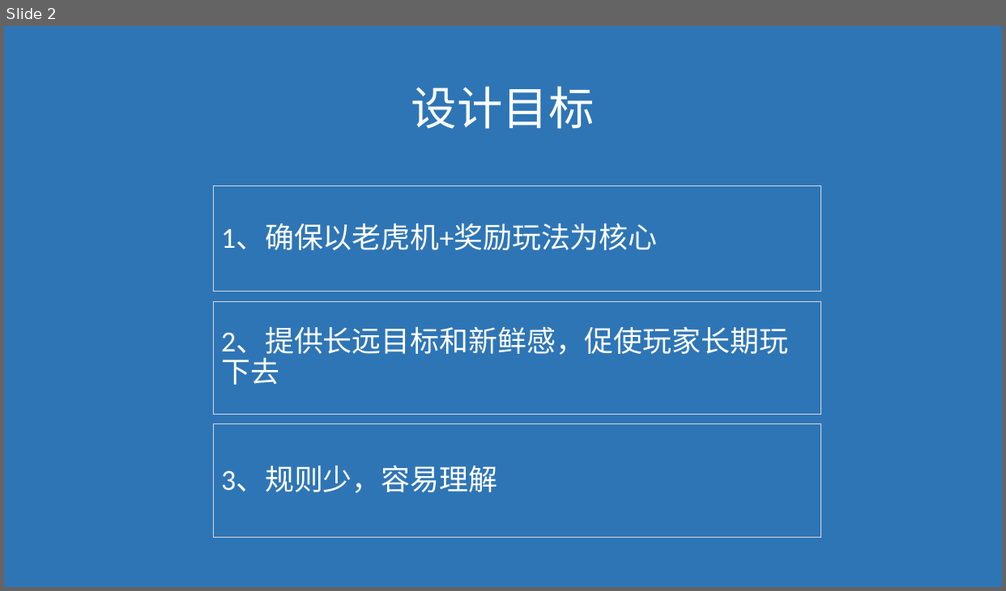
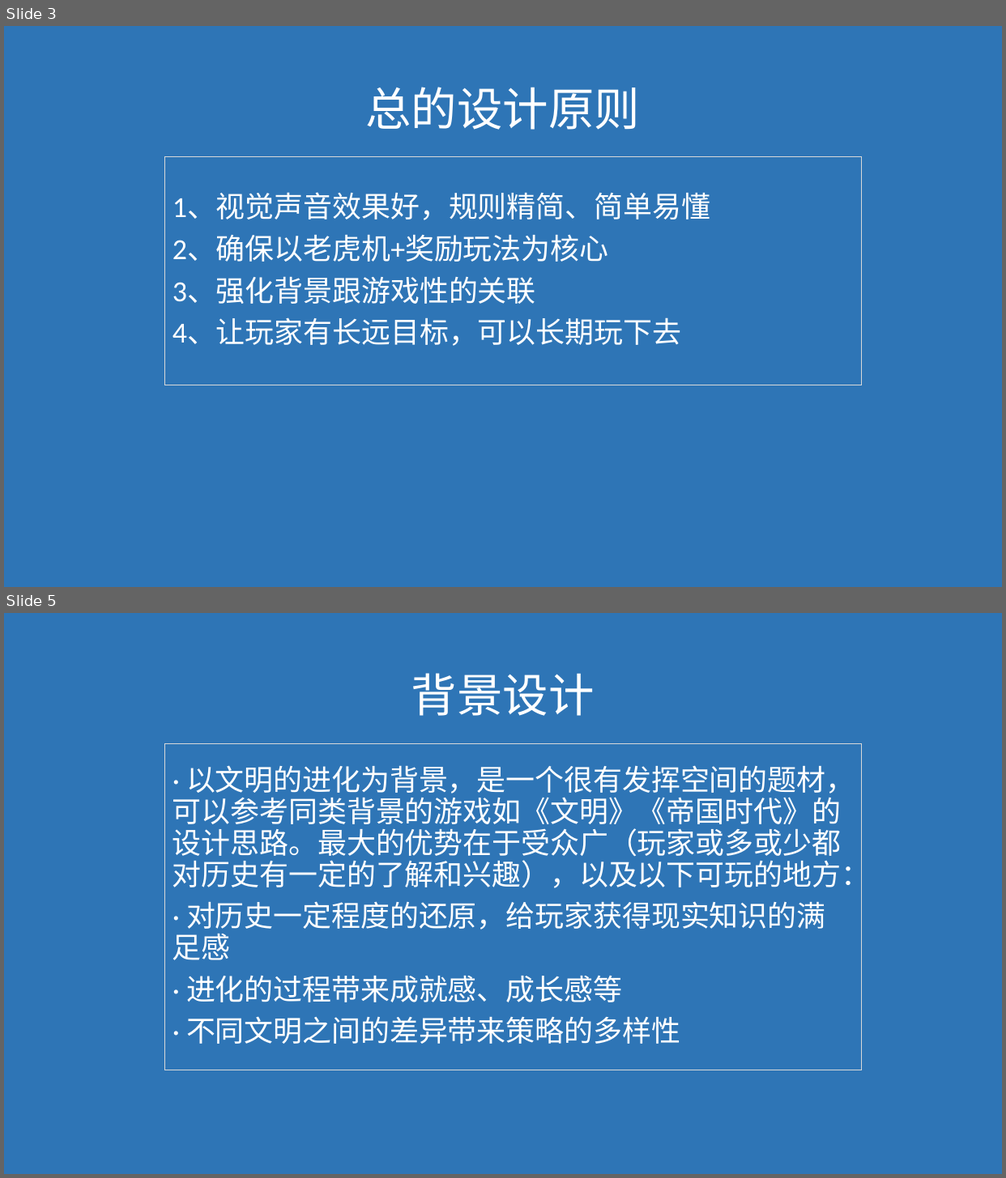
Before and after one commit to janryf/mygame, a slide deck: 构想.pptx. Shown one above the other, each under a label of ours: slide 2 before the commit, slides 3 and 5 after it; the slides between them are not shown. The pictures are 1006x591 and 1006x1178 pixels, drawn with LibreOffice and Linux fonts; fonts in the diff are those of the drawing. Boxes give left, top, right and bottom in pixels: in the first picture for what was removed or moved away, otherwise in the second. Text is boxed around its words. In the diff, an @@ line names an element or a change of style, - is before the commit and + after.

```diff
--- a/构想.pptx
+++ b/构想.pptx
@@ slide 5 added at box(4, 613, 1002, 1174), background #2E75B6 @@
@@ text added at box(411, 673, 594, 716), 44 pt, text #FFFFFF @@
+背景设计
@@ rectangle added at box(165, 744, 862, 1070), outline #D9D9D9 0.75 pt dashed, 28 pt, text #FFFFFF @@
+· 以文明的进化为背景，是一个很有发挥空间的题材，可以参考同类背景的游戏如《文明》《帝国时代》的设计思路。最大的优势在于受众广（玩家或多或少都对历史有一定的了解和兴趣），以及以下可玩的地方：
+· 对历史一定程度的还原，给玩家获得现实知识的满足感
+· 进化的过程带来成就感、成长感等
+· 不同文明之间的差异带来策略的多样性
@@ what was slide 2 is now slide 3 @@
@@ slide 3 changed as well @@
@@ text at box(365, 87, 640, 130): text changed @@
-设计目标
+总的设计原则
@@ rectangle "1、视觉声音效果好，规则精简、简单易懂": place and size @@
-rectangle "1、视觉声音效果好，规则精简、简单易懂" at box(214, 186, 821, 291)
+rectangle "1、视觉声音效果好，规则精简、简单易懂" at box(165, 157, 862, 386)
@@ text in rectangle at box(172, 194, 710, 346): text changed @@
-1、确保以老虎机+奖励玩法为核心
+1、视觉声音效果好，规则精简、简单易懂
+2、确保以老虎机+奖励玩法为核心
+3、强化背景跟游戏性的关联
+4、让玩家有长远目标，可以长期玩下去
@@ rectangle removed at box(214, 301, 821, 415) @@
-2、提供长远目标和新鲜感，促使玩家长期玩下去
@@ rectangle removed at box(214, 425, 821, 537) @@
-3、规则少，容易理解
```
Also in this commit, not shown: 16 other slides added, 6 slides removed, 7 other files.
